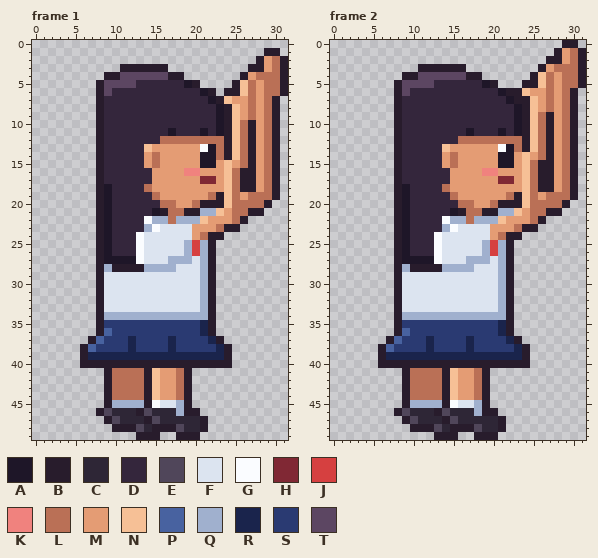
Pixel-art file, stored at ArtSource/Student/girl_reachup.aseprite. Above: the version before the commit.
32x50 pixels, 2 frames. Colours within 5 levels of each other are drawn and written as one. Shown: frame 1, frame 2.
Palette (. is transparent): A #1e1628  B #281c2c  C #2e2636  D #34263c  E #50465a  F #dce4f0  G #fafcff  H #802834  J #d64040  K #f0827e  L #ba7056  M #e49c74  N #f6c096  P #4862a0  Q #a0b0ce  R #1a244c  S #2a3a72  T #5c4662
Pixels before, frame 1, first column x 6:
 1 .......................BB.
 2 ......................BMLB
 3 .....BBBBBB..........BBMLB
 4 ...BBTTTTTTBB.......BMLLLB
 5 ..BTTTTDDDDDDAB....BNLMLLB
 6 ..BTDDDDDDDDDDDAB.BBNLMLLB
 7 ..BDDDDDDDDDDDDDABNMMLMLB.
 8 ..BDDDDDDDDDDDDDDABNMLMLB.
 9 ..BDDDDDDDDDDDDDDABNMLMLB.
10 ..BDDDDDDDDDDDDDDABNLBMLB.
11 ..BDDDDDDDDADDDADABNLBMLB.
12 ..BDDDDDDDLLLLLLLLBNLBMLB.
13 ..BDDDDDNMMMMMMGALBNLBMLB.
14 ..BDDDDDMLMMMMMAALBNLBMLB.
15 ..BDDDDDMLMMMMMAAMNMLBMLB.
16 ..BDDDDDDMMMMKKMMMNLBBMLB.
17 ..BDDDDDDMMMMMMHHMNLBBMLB.
18 ..BADDDDLMMMMMMMMMNLBBMLB.
19 ..BADDDDDLMMMMMMLBNLMLLLB.
20 ..BADDDDDDLLMMLBBBNLLLLB..
21 ..BADDDDDABLLBBQQNMLLBB...
22 ..BADDDDGQQLQQQNMMMLB.....
23 ..BADDDDQGFFFFMMMLBB......
24 ..BADDDGFFFFFFMLBB........
25 ..BADDDGFFFFFQJQB.........
26 ..BADDDGFFFFFQJQB.........
27 ..BAAAAGFFFQQQFQB.........
28 ..BQBBBBQQQQFFFQB.........
29 ..BFFFFFFFFFFFFQB.........
30 ..BFFFFFFFFFFFFQB.........
31 ..BFFFFFFFFFFFFQB.........
32 ..BFFFFFFFFFFFFQB.........
33 ..BFFFFFFFFFFFFQB.........
34 ..BQQQQQQQQQQQQQB.........
35 ..BSSSSSSSSSSSSRB.........
36 ..BPSSSSSSSSSSSRB.........
37 .BPSSSRSSSSRSSSSRB........
38 BPSSSSRSSSSRSSSSSRB.......
39 BRRRRRRRRRRRRRRRRRB.......
40 BBBBBBBBBBBBBBBBBBB.......
41 ...BLLLLBNMMLB............
42 ...BLLLLBNMMLB............
43 ...BLLLLBNMMLB............
44 ...BLLLLBNMMLB............
45 ...BQQQQBGFFQB............
46 ..BECCCBECCCQBB...........
47 ...BECCCBECCCCCB..........
48 ....BBBECBBBECCB..........
49 .......BBB..BBB...........
Pixels before, frame 2, first column x 6:
 0 .......................BB.
 1 ......................BMLB
 2 .....................BBMLB
 3 .....BBBBBB.........BMLLLB
 4 ...BBTTTTTTBB......BNLMLLB
 5 ..BTTTTDDDDDDAB...BBNLMLLB
 6 ..BTDDDDDDDDDDDABBNMMLMLB.
 7 ..BDDDDDDDDDDDDDABBNMLMLB.
 8 ..BDDDDDDDDDDDDDDABNMLMLB.
 9 ..BDDDDDDDDDDDDDDABNLBMLB.
10 ..BDDDDDDDDDDDDDDABNLBMLB.
11 ..BDDDDDDDDADDDADABNLBMLB.
12 ..BDDDDDDDLLLLLLLLBNLBMLB.
13 ..BDDDDDNMMMMMMGALBNLBMLB.
14 ..BDDDDDMLMMMMMAAMNMLBMLB.
15 ..BDDDDDMLMMMMMAAMNLBBMLB.
16 ..BDDDDDDMMMMKKMMMNLBBMLB.
17 ..BDDDDDDMMMMMMHHMNLBBMLB.
18 ..BADDDDLMMMMMMMMMNLBBMLB.
19 ..BADDDDDLMMMMMMLBNLMLLLB.
20 ..BADDDDDDLLMMLBBBNLLLLB..
21 ..BADDDDDABLLBBQQNMLLBB...
22 ..BADDDDGQQLQQQNMMMLB.....
23 ..BADDDDQGFFFFMMMLBB......
24 ..BADDDGFFFFFFMLBB........
25 ..BADDDGFFFFFQJQB.........
26 ..BADDDGFFFFFQJQB.........
27 ..BAAAAGFFFQQQFQB.........
28 ..BQBBBBQQQQFFFQB.........
29 ..BFFFFFFFFFFFFQB.........
30 ..BFFFFFFFFFFFFQB.........
31 ..BFFFFFFFFFFFFQB.........
32 ..BFFFFFFFFFFFFQB.........
33 ..BFFFFFFFFFFFFQB.........
34 ..BQQQQQQQQQQQQQB.........
35 ..BSSSSSSSSSSSSRB.........
36 ..BPSSSSSSSSSSSRB.........
37 .BPSSSRSSSSRSSSSRB........
38 BPSSSSRSSSSRSSSSSRB.......
39 BRRRRRRRRRRRRRRRRRB.......
40 BBBBBBBBBBBBBBBBBBB.......
41 ...BLLLLBNMMLB............
42 ...BLLLLBNMMLB............
43 ...BLLLLBNMMLB............
44 ...BLLLLBNMMLB............
45 ...BQQQQBGFFQB............
46 ..BECCCBECCCQBB...........
47 ...BECCCBECCCCCB..........
48 ....BBBECBBBECCB..........
49 .......BBB..BBB...........
And afterwards:
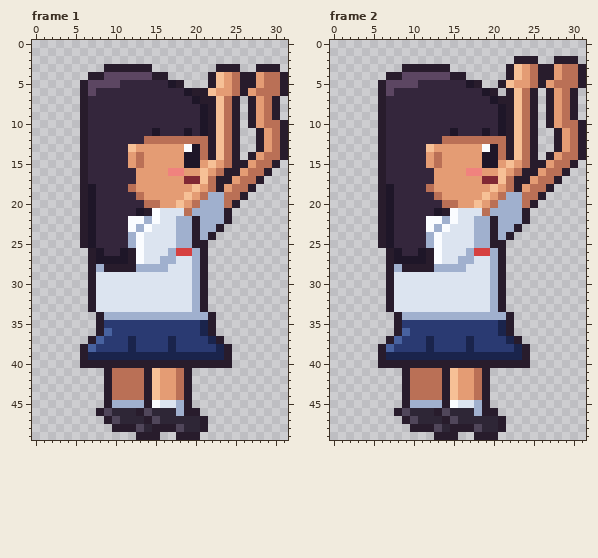
What changed:
Frame 1:
y 1: x 29..30 BB -> ..
y 2: x 28..31 BMLB -> ....
y 3: x 9..10 .. -> BB; x 15..16 BB -> ..; x 23..25 ... -> BBB; x 27 B -> .; x 29..31 MLB -> BB.
y 4: x 7..10 ..BB -> BBTT; x 15..18 TTBB -> BB..; x 22..25 .... -> BNML; x 27..28 ML -> BM
y 5: x 6..8 ..B -> BTT; x 11..12 TT -> DD; x 17..20 DDAB -> AB..; x 22..27 ...BNL -> BNMLBB
y 6: x 6..9 ..BT -> BTDD; x 19..28 DDAB.BBNLM -> ABBNMMLBML
y 7: x 6..8 ..B -> BDD; x 20..27 DDABNMML -> ABBNLB.B
y 8..9: x 6..8 ..B -> BDD; x 21..27 DDABNML -> ABNLB.B
y 10: x 6..8 ..B -> BDD; x 21..26 DDABNL -> ABNLB.; x 30..31 B. -> LB
y 11: x 6..8 ..B -> BDD; x 15 D -> A; x 17 A -> D; x 19 D -> A; x 22..31 DABNLBMLB. -> BNLB..BMLB
y 12: x 6..8 ..B -> BDD; x 14..15 DD -> LL; x 22..31 LLBNLBMLB. -> BNLB..BMLB
y 13: x 6..8 ..B -> BDD; x 12..14 DDN -> NMM; x 19..31 MMGALBNLBMLB. -> GALBNLB..BMLB
y 14: x 6..8 ..B -> BDD; x 12..13 DD -> ML; x 15 L -> M; x 19..26 MMAALBNL -> AALBNLB.; x 30..31 B. -> LB
y 15: x 6..8 ..B -> BDD; x 12..13 DD -> ML; x 15 L -> M; x 19..22 MMAA -> AAMN; x 24..28 NMLBM -> LBBML
y 16: x 6..8 ..B -> BDD; x 13..14 DD -> MM; x 17..21 MMKKM -> KKMMN; x 23..30 MNLBBMLB -> LBBMLLB.
y 17: x 6..8 ..B -> BDD; x 13..14 DD -> MM; x 19..30 MMHHMNLBBMLB -> HHNLBBMLLB..
y 18: x 6..9 ..BA -> BADD; x 12..14 DDL -> LMM; x 20 M -> N; x 22..24 MMN -> LBM; x 26 B -> L; x 28..30 MLB -> ...
y 19: x 6..9 ..BA -> BADD; x 13..15 DDL -> LMM; x 19 M -> N; x 21..24 MLBN -> LQQL; x 26..30 MLLLB -> B....
y 20: x 6..9 ..BA -> BADD; x 14..18 DDLLM -> LLMMN; x 21..29 BBBNLLLLB -> QQQLB....
y 21: x 6..9 ..BA -> BADD; x 13..20 DDABLLBB -> ABGFFFLQ; x 23..28 NMLLBB -> QB....
y 22: x 6..9 ..BA -> BADD; x 12..17 DDGQQL -> GGQGFF; x 20..26 QNMMMLB -> BQQQB..
y 23: x 6..9 ..BA -> BADD; x 12..15 DDQG -> GQGF; x 18..25 FFMMMLBB -> QQBQQB..
y 24: x 6..9 ..BA -> BADD; x 12 D -> Q; x 18..21 FFML -> QQBQ; x 23 B -> .
y 25: x 6..9 ..BA -> BADD; x 12 D -> Q; x 18 F -> Q; x 20..22 JQB -> BB.
y 26: x 7..9 .BA -> BAD; x 11..12 DD -> AB; x 17..22 FFQJQB -> QJJQB.
y 27: x 7..8 .B -> BA; x 12 A -> B; x 16 F -> Q; x 18..22 QQFQB -> FFQB.
y 28: x 7..9 .BQ -> BQB; x 13 B -> Q; x 17 Q -> F; x 20..22 FQB -> QB.
y 29..33: x 7..8 .B -> BF; x 20..22 FQB -> QB.
Frame 2:
y 0: x 29..30 BB -> ..
y 1: x 28..31 BMLB -> ....
y 2: x 23..25 ... -> BBB; x 27 B -> .; x 29..31 MLB -> BB.
y 3: x 9..10 .. -> BB; x 15..16 BB -> ..; x 22..25 .... -> BNML; x 27..28 ML -> BM
y 4: x 7..10 ..BB -> BBTT; x 15..18 TTBB -> BB..; x 22..27 ...BNL -> BNMLBB
y 5: x 6..8 ..B -> BTT; x 11..12 TT -> DD; x 17..28 DDAB...BBNLM -> AB..BNMMLBML
y 6: x 6..9 ..BT -> BTDD; x 19..21 DDA -> AB.; x 23..27 BNMML -> NLB.B
y 7: x 6..8 ..B -> BDD; x 20..27 DDABBNML -> ABBNLB.B
y 8: x 6..8 ..B -> BDD; x 21..27 DDABNML -> ABNLB.B
y 9: x 6..8 ..B -> BDD; x 21..26 DDABNL -> ABNLB.
y 10: x 6..8 ..B -> BDD; x 21..26 DDABNL -> ABNLB.; x 30..31 B. -> LB
y 11: x 6..8 ..B -> BDD; x 15 D -> A; x 17 A -> D; x 19 D -> A; x 22..31 DABNLBMLB. -> BNLB..BMLB
y 12: x 6..8 ..B -> BDD; x 14..15 DD -> LL; x 22..31 LLBNLBMLB. -> BNLB..BMLB
y 13: x 6..8 ..B -> BDD; x 12..14 DDN -> NMM; x 19..31 MMGALBNLBMLB. -> GALBNLB..BMLB
y 14: x 6..8 ..B -> BDD; x 12..13 DD -> ML; x 15 L -> M; x 19..26 MMAAMNML -> AALBNLB.; x 30..31 B. -> LB
y 15: x 6..8 ..B -> BDD; x 12..13 DD -> ML; x 15 L -> M; x 19..22 MMAA -> AAMN; x 24..25 NL -> LB; x 27..28 BM -> ML
y 16: x 6..8 ..B -> BDD; x 13..14 DD -> MM; x 17..21 MMKKM -> KKMMN; x 23..30 MNLBBMLB -> LBBMLLB.
y 17: x 6..8 ..B -> BDD; x 13..14 DD -> MM; x 19..30 MMHHMNLBBMLB -> HHNLBBMLLB..
y 18: x 6..9 ..BA -> BADD; x 12..14 DDL -> LMM; x 20 M -> N; x 22..24 MMN -> LBM; x 26 B -> L; x 28..30 MLB -> ...
y 19: x 6..9 ..BA -> BADD; x 13..15 DDL -> LMM; x 19 M -> N; x 21..24 MLBN -> LQQL; x 26..30 MLLLB -> B....
y 20: x 6..9 ..BA -> BADD; x 14..18 DDLLM -> LLMMN; x 21..29 BBBNLLLLB -> QQQLB....
y 21: x 6..9 ..BA -> BADD; x 13..20 DDABLLBB -> ABGFFFLQ; x 23..28 NMLLBB -> QB....
y 22: x 6..9 ..BA -> BADD; x 12..17 DDGQQL -> GGQGFF; x 20..26 QNMMMLB -> BQQQB..
y 23: x 6..9 ..BA -> BADD; x 12..15 DDQG -> GQGF; x 18..25 FFMMMLBB -> QQBQQB..
y 24: x 6..9 ..BA -> BADD; x 12 D -> Q; x 18..21 FFML -> QQBQ; x 23 B -> .
y 25: x 6..9 ..BA -> BADD; x 12 D -> Q; x 18 F -> Q; x 20..22 JQB -> BB.
y 26: x 7..9 .BA -> BAD; x 11..12 DD -> AB; x 17..22 FFQJQB -> QJJQB.
y 27: x 7..8 .B -> BA; x 12 A -> B; x 16 F -> Q; x 18..22 QQFQB -> FFQB.
y 28: x 7..9 .BQ -> BQB; x 13 B -> Q; x 17 Q -> F; x 20..22 FQB -> QB.
y 29..33: x 7..8 .B -> BF; x 20..22 FQB -> QB.
